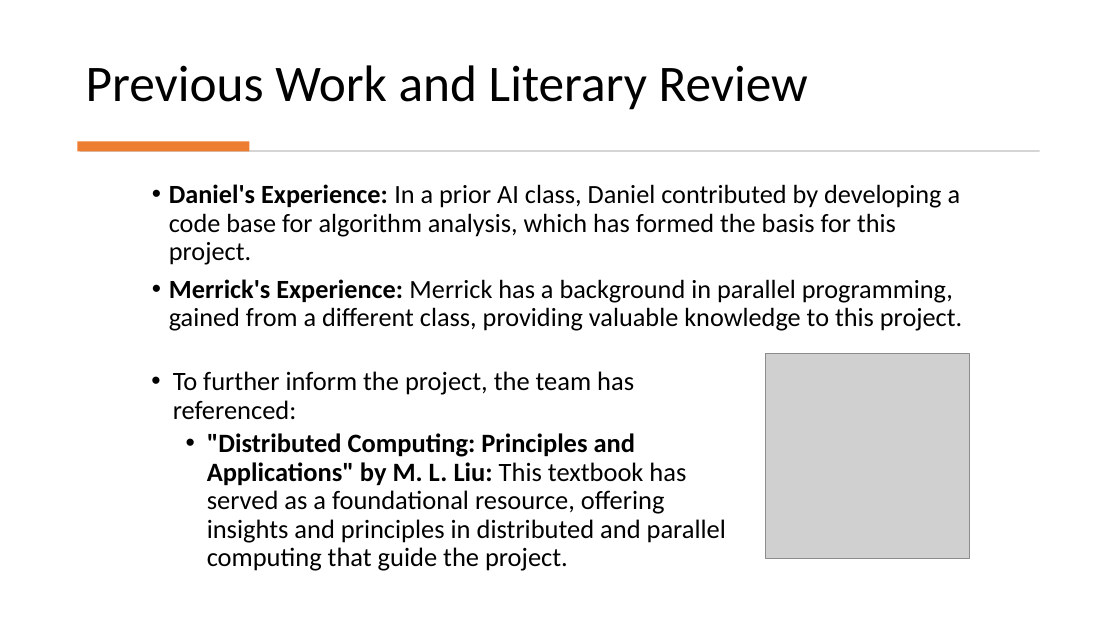
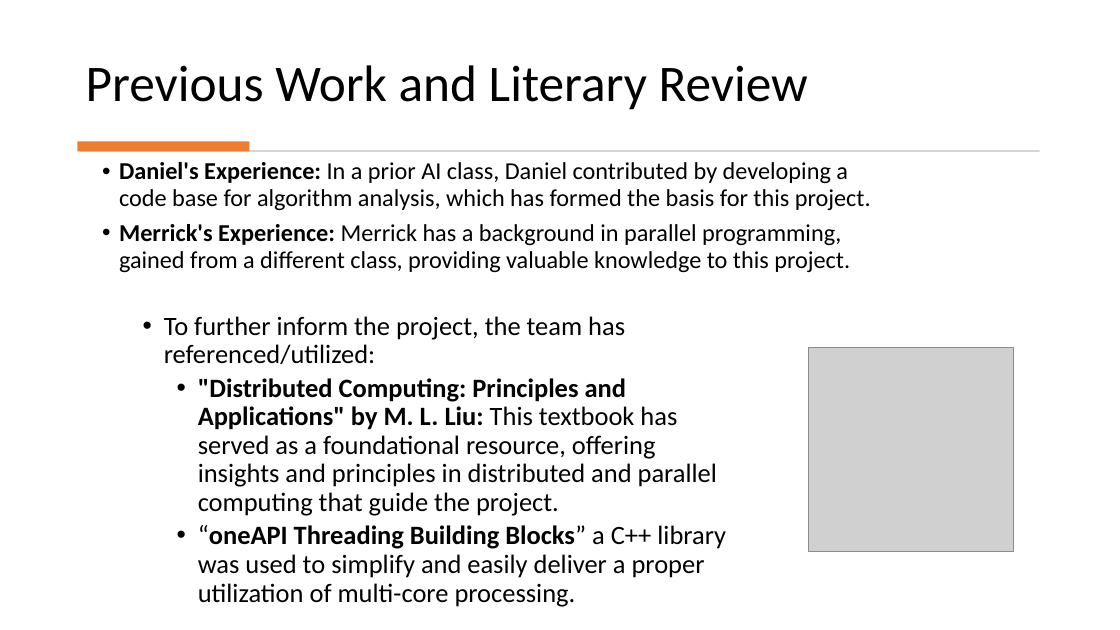
Before and after one commit to danieltebor/cs4306-course-project, a slide deck: slide 4 of docs/cs4306-course-project-presentation.pptx. Drawn at 1120x630 pixels with LibreOffice and Linux fonts; fonts in the diff are those of the drawing; grey boxes stand for pictures. Boxes give left, top, right and bottom in pixels: in the first picture for what was removed or moved away, otherwise in the second. Text is boxed around its words. In the diff, an @@ line names an element or a change of style, - is before the commit and + after.

```diff
--- a/docs/cs4306-course-project-presentation.pptx
+++ b/docs/cs4306-course-project-presentation.pptx
@@ text "Daniel's Experience: In a prior ...": place and size @@
-text "Daniel's Experience: In a prior ..." at box(169, 184, 962, 331)
+text "Daniel's Experience: In a prior ..." at box(119, 162, 871, 272)
@@ text "Daniel's Experience: In a prior ..." at box(119, 162, 871, 272): size 22.5 to 20.8 pt @@
@@ text "To further inform the project, ...": place and size @@
-text "To further inform the project, ..." at box(173, 371, 726, 571)
+text "To further inform the project, ..." at box(164, 316, 726, 607)
@@ text at box(164, 316, 625, 364): text changed @@
-• To further inform the project, the team has referenced:
+• To further inform the project, the team has referenced/utilized:
@@ picture: place and size @@
-picture at box(766, 354, 970, 558)
+picture at box(809, 348, 1013, 552)
@@ text at box(198, 525, 726, 607): paragraph added @@
+  • “oneAPI Threading Building Blocks” a C++ library was used to simplify and easily deliver a proper utilization of multi-core processing.
```
Also in this commit, not shown: 1 other slide changed, 1 slide removed.
